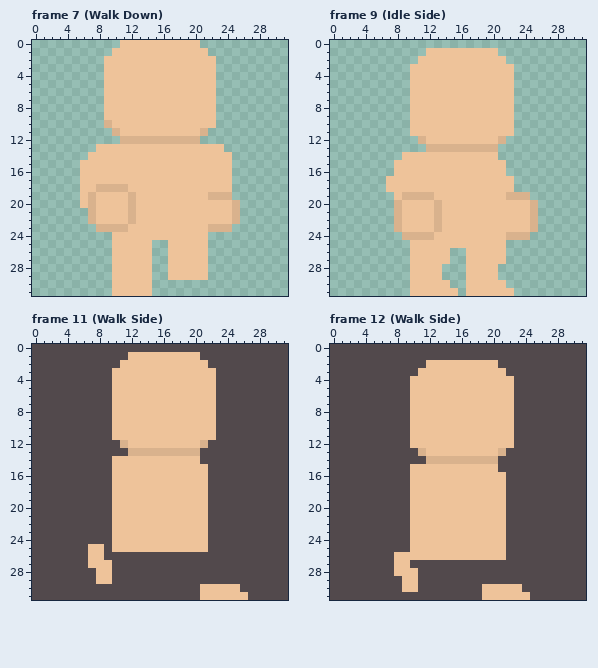
Two versions of one pixel-art file, build/Aseprite files/player Model template.aseprite. The first picture shows the starting point.
32x32 pixels, 16 frames. Colours within 5 levels of each other are drawn and written as one. Shown: frame 7 (Walk Down), frame 9 (Idle Side), frame 11 (Walk Side), frame 12 (Walk Side). The commit also changed other frames, which this record leaves out.
Now the later version:
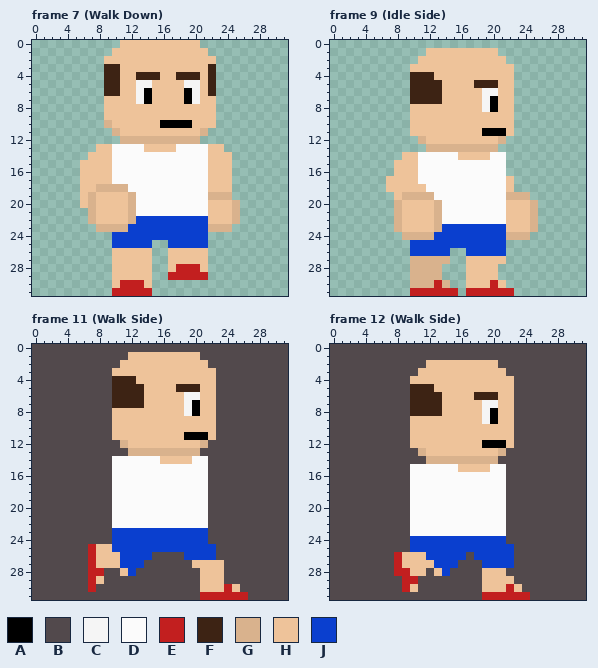
Palette (. is transparent): A #000000  B #52494c  C #f5f5f5  D #fbfbfb  E #c21f1f  F #3d2314  G #d9b28d  H #eec39a  J #0a3fcf
From the commit log: Legs animation pass 1
From old to new:
layer "Craig" now shown
Changed rows in their new state; - is an unchanged pixel.
Frame 7 (Walk Down), layer "Craig":
first column x 9:
 3 FF-----------F
 4 FF--FFF--FFF-F
 5 FF--CC----CC-F
 6 FF--CA----AC-F
 7 ----CA----AC--
10 -------AAAA---
13 -DDDD----DDDD-
14 -DDDDDDDDDDDD-
15 -DDDDDDDDDDDD-
16 -DDDDDDDDDDDD-
17 -DDDDDDDDDDDD-
18 ---DDDDDDDDDD-
19 ----DDDDDDDDD-
20 ----DDDDDDDDD-
21 ----DDDDDDDDD-
22 ----JJJJJJJJJ-
23 ---JJJJJJJJJJ-
24 -JJJJJJJJJJJJ-
25 -JJJJJ--JJJJJ-
28 ---------EEE--
29 --------EEEEE-
30 --EEE---------
31 -EEEEE--------
Frame 9 (Idle Side), layer "Craig":
first column x 10:
 4 FFF----------
 5 FFFF----FFF--
 6 FFFF-----CC--
 7 FFFF-----CA--
 8 ---------CA--
11 ---------AAA-
14 -DDDDD----DD-
15 -DDDDDDDDDDD-
16 -DDDDDDDDDDD-
17 -DDDDDDDDDDD-
18 --DDDDDDDDDD-
19 ---DDDDDDDDD-
20 ----DDDDDDDD-
21 ----DDDDDDDD-
22 ----DDDDDDDD-
23 ----JJJJJJJJ-
24 ---JJJJJJJJJ-
25 JJJJJJJJJJJJ-
26 JJJJJ--JJJJJ-
27 GGGGG--------
28 GGGG---------
29 GGGG---------
30 GGGEG-----E--
31 EEEEEE-EEEEEE
Frame 11 (Walk Side), layers "Craig", "Base":
first column x 7:
 4 ---FFF--------------
 5 ---FFFF----FFF------
 6 ---FFFF-----CC------
 7 ---FFFF-----CA------
 8 ------------CA------
11 ------------AAA-----
14 ---DDDDDD----DD-----
15 ---DDDDDDDDDDDD-----
16 ---DDDDDDDDDDDD-----
17 ---DDDDDDDDDDDD-----
18 ---DDDDDDDDDDDD-----
19 ---DDDDDDDDDDDD-----
20 ---DDDDDDDDDDDD-----
21 ---DDDDDDDDDDDD-----
22 ---DDDDDDDDDDDD-----
23 ---JJJJJJJJJJJJ-----
24 ---JJJJJJJJJJJJ-----
25 E-HJJJJJJJJJJJJJ----
26 E-HHJJJJ----JJJJ----
27 E--HJJJ------HHHH---
28 EEB-HJ--------HHH---
29 E-B-----------HHH---
30 E----------------E--
31 --------------EEEEEE
Frame 12 (Walk Side), layers "Craig", "Base":
first column x 8:
 5 --FFF------------
 6 --FFFF----FFF----
 7 --FFFF-----CC----
 8 --FFFF-----CA----
 9 -----------CA----
12 -----------AAA---
15 --DDDDDD----DD---
16 --DDDDDDDDDDDD---
17 --DDDDDDDDDDDD---
18 --DDDDDDDDDDDD---
19 --DDDDDDDDDDDD---
20 --DDDDDDDDDDDD---
21 --DDDDDDDDDDDD---
22 --DDDDDDDDDDDD---
23 --DDDDDDDDDDDD---
24 --JJJJJJJJJJJJ---
25 --JJJJJJJJJJJJJ--
26 E---JJJJJBJJJJJ--
27 E-HHHJJJ---JJJJ--
28 EE-H-HJ----HHH---
29 -EE--------HHHH--
30 -E------------E--
31 -----------EEEEEE
